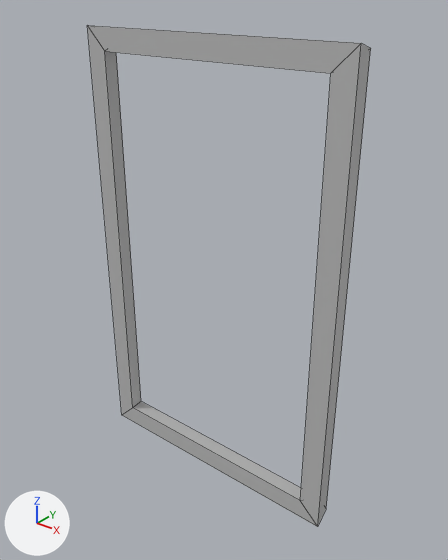
The FBX model OLU/Assets/Meshes/Frame0.fbx, before and after one commit.
The view is the same before and after, from a 50 mm camera at (6.27, -3.75, 2.75) aimed at (3.17, 0.13, 0.35). Arrows for +X, +Y and +Z are at lower left; the lights stay in place. Mesh edges are drawn as thin lines. Where no turn or scale is listed for an object, it has been applied to the vertices.

Script lines for the objects in view, before the commit:
```python
me_mesh = bpy.data.meshes.new('Mesh')
me_mesh.from_pydata(...)  # 16 vertices, 16 faces; spans x -1.29..1.29, y -0.1..0.1, z -2.07..2.07
me_mesh.materials.append(mat_lambert1)  # grey #bcbcbc
ob_frame0 = bpy.data.objects.new('Frame0', me_mesh)
ob_frame0.location = (3.069, 0.099, 0.327)
```
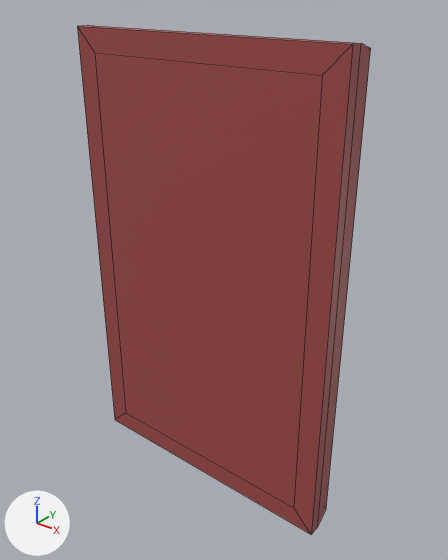
Commit message: Title modified.

The change, as a diff of the scene's bpy script:
```diff
--- a/OLU/Assets/Meshes/Frame0.fbx.py
+++ b/OLU/Assets/Meshes/Frame0.fbx.py
@@ mat_titlemat @@
+mat_titlemat = principled_material('TitleMat')
+mat_titlemat.base_color = (0.358, 0.0702, 0.0702)  # brown #a14b4b
@@ me_mesh @@
 # used by ob_frame0; location = (3.069, 0.099, 0.327)
-me_mesh.from_pydata(...)  # 16 vertices, 16 faces; spans x -1.29..1.29, y -0.1..0.1, z -2.07..2.07
+me_mesh.from_pydata(...)  # 24 vertices, 24 faces; spans x -1.29..1.29, y -0.21..0.1, z -2.07..2.07
+# me_mesh part 1
+# 4 faces are deleted
+# 4 vertices in x -1.1..1.1, y -0.1, z -1.87..1.87 move by (0.0, -0.05, 0.0)
+# 8 vertices are added at x -1.29..1.29, y -0.21, z -2.07..2.07
+# 12 new faces join them
+# me_mesh part 2: 12 faces spanning x -1.29..1.29, y -0.15..0.1, z -2.07..2.07 switch from mat_lambert1 (grey #bcbcbc) to mat_titlemat (brown #a14b4b)
```

Changed parts and their boxes [x1, y1, x2, y2] in the pictures (448 x 560 px):
'Frame0', reshaped
    before: [87, 25, 371, 527]
    after: [77, 25, 371, 534]
part 1 of me_mesh, built on
    before: [87, 25, 361, 527]
    after: [77, 25, 361, 534]
part 2 of me_mesh, recoloured (grey to brown)
    before: [105, 43, 371, 525]
    after: [318, 43, 371, 525]
